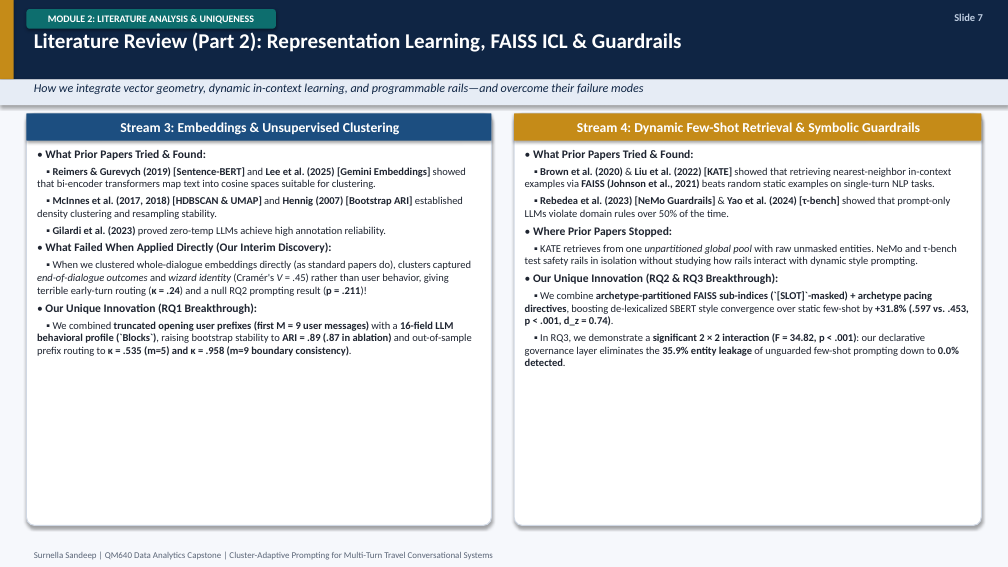
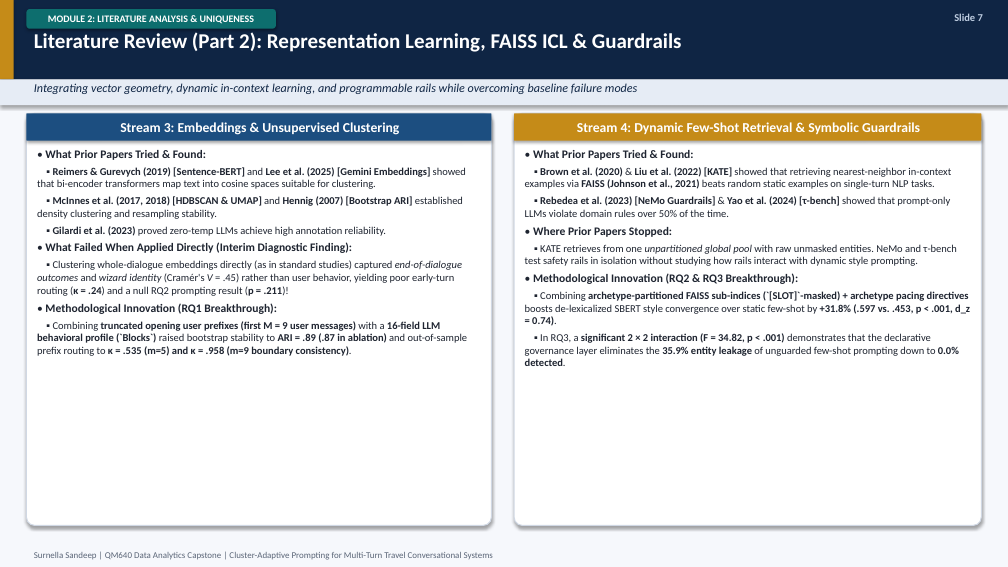
Before and after one commit to surnella/QM640-Dialogue-Clustering-Capstone, a slide deck: slide 7 of final/QM_640_Defense_Presentation_Sandeep_Surnella.pptx. Drawn at 1008x567 pixels with LibreOffice and Linux fonts; fonts in the diff are those of the drawing. Boxes give left, top, right and bottom in pixels: in the first picture for what was removed or moved away, otherwise in the second. Text is boxed around its words. In the diff, an @@ line names an element or a change of style, - is before the commit and + after.

```diff
--- a/final/QM_640_Defense_Presentation_Sandeep_Surnella.pptx
+++ b/final/QM_640_Defense_Presentation_Sandeep_Surnella.pptx
@@ text at [34, 83, 637, 94]: text changed @@
-How we integrate vector geometry, dynamic in-context learning, and programmable rails—and overcome their failure modes
+Integrating vector geometry, dynamic in-context learning, and programmable rails while overcoming baseline failure modes
@@ text at [37, 242, 468, 356]: text changed @@
-• What Failed When Applied Directly (Our Interim Discovery):
-▪ When we clustered whole-dialogue embeddings directly (as standard papers do), clusters captured end-of-dialogue outcomes and wizard identity (Cramér's V = .45) rather than user behavior, giving terrible early-turn routing (κ = .24) and a null RQ2 prompting result (p = .211)!
-• Our Unique Innovation (RQ1 Breakthrough):
-▪ We combined truncated opening user prefixes (first M = 9 user messages) with a 16-field LLM behavioral profile (`Blocks`), raising bootstrap stability to ARI = .89 (.87 in ablation) and out-of-sample prefix routing to κ = .535 (m=5) and κ = .958 (m=9 boundary consistency).
+• What Failed When Applied Directly (Interim Diagnostic Finding):
+▪ Clustering whole-dialogue embeddings directly (as in standard studies) captured end-of-dialogue outcomes and wizard identity (Cramér's V = .45) rather than user behavior, yielding poor early-turn routing (κ = .24) and a null RQ2 prompting result (p = .211)!
+• Methodological Innovation (RQ1 Breakthrough):
+▪ Combining truncated opening user prefixes (first M = 9 user messages) with a 16-field LLM behavioral profile (`Blocks`) raised bootstrap stability to ARI = .89 (.87 in ablation) and out-of-sample prefix routing to κ = .535 (m=5) and κ = .958 (m=9 boundary consistency).
@@ text at [525, 273, 970, 366]: text changed @@
-• Our Unique Innovation (RQ2 & RQ3 Breakthrough):
-▪ We combine archetype-partitioned FAISS sub-indices (`[SLOT]`-masked) + archetype pacing directives, boosting de-lexicalized SBERT style convergence over static few-shot by +31.8% (.597 vs. .453, p < .001, d_z = 0.74).
-▪ In RQ3, we demonstrate a significant 2 × 2 interaction (F = 34.82, p < .001): our declarative governance layer eliminates the 35.9% entity leakage of unguarded few-shot prompting down to 0.0% detected.
+• Methodological Innovation (RQ2 & RQ3 Breakthrough):
+▪ Combining archetype-partitioned FAISS sub-indices (`[SLOT]`-masked) + archetype pacing directives boosts de-lexicalized SBERT style convergence over static few-shot by +31.8% (.597 vs. .453, p < .001, d_z = 0.74).
+▪ In RQ3, a significant 2 × 2 interaction (F = 34.82, p < .001) demonstrates that the declarative governance layer eliminates the 35.9% entity leakage of unguarded few-shot prompting down to 0.0% detected.
```
Also in this commit, not shown: 30 other slides changed, 1 slide added, 15 other files.
